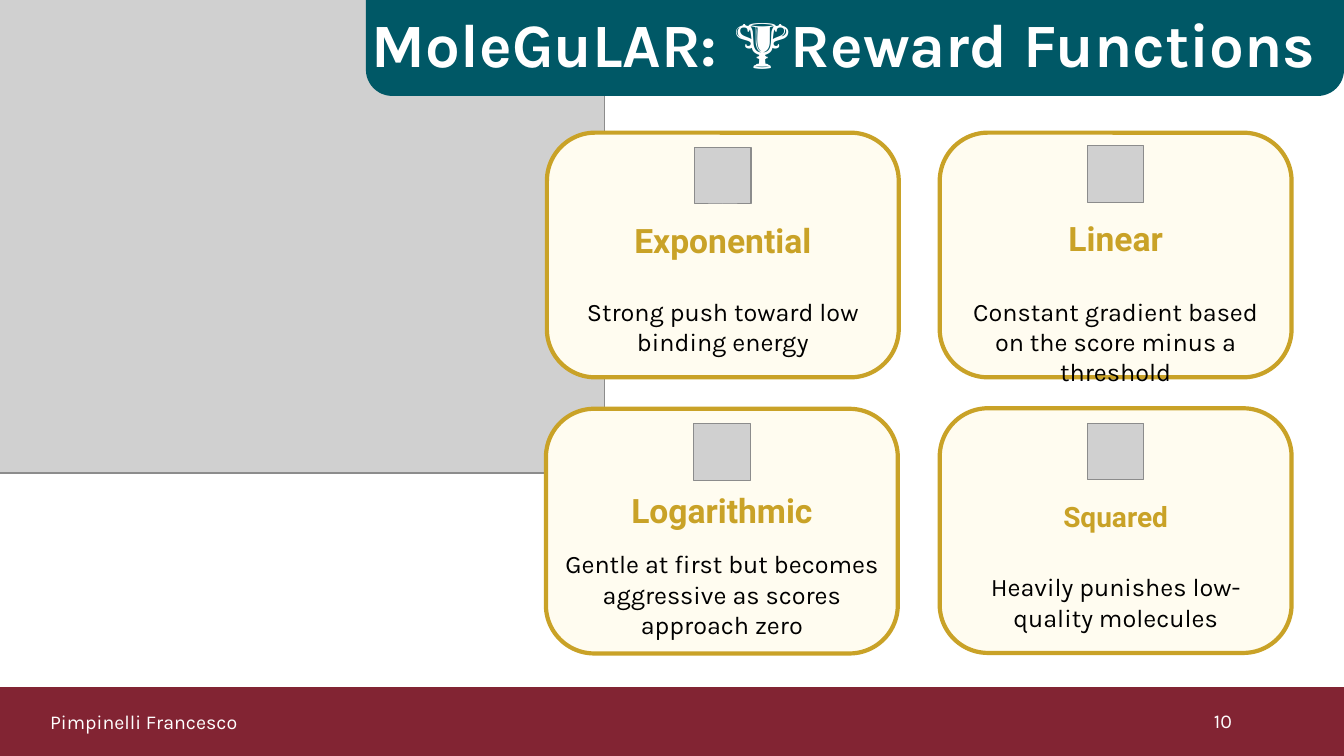
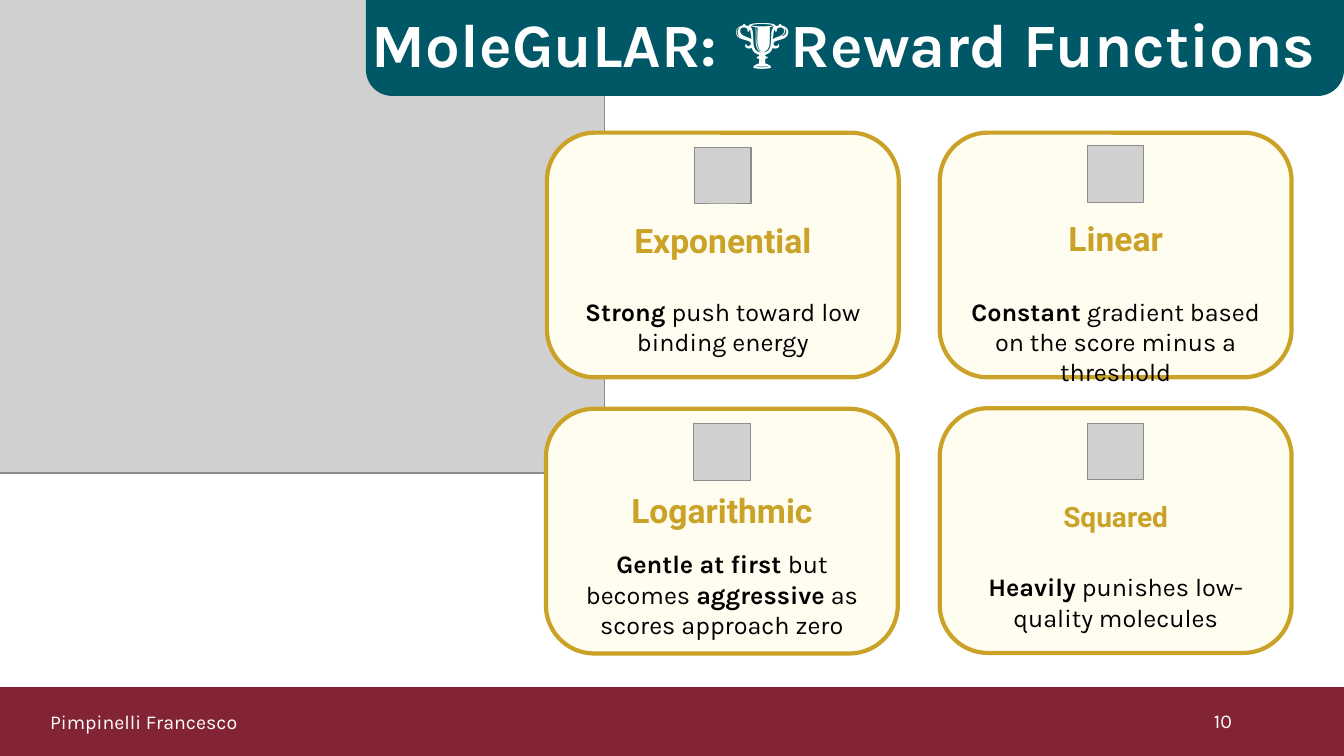
Before and after one commit to Pimpi7/Molecular-SSINet, a slide deck: slide 10 of Presentation.pptx. Drawn at 1344x756 pixels with LibreOffice and Linux fonts; fonts in the diff are those of the drawing; grey boxes stand for pictures. Boxes give left, top, right and bottom in pixels: in the first picture for what was removed or moved away, otherwise in the second. Text is boxed around its words. In the diff, an @@ line names an element or a change of style, - is before the commit and + after.

```diff
--- a/Presentation.pptx
+++ b/Presentation.pptx
@@ text "Strong push toward low binding ..." at bbox=[585, 303, 860, 358]: bold on in "Strong" @@
@@ text "Constant gradient based on the ..." at bbox=[971, 303, 1260, 382]: bold on in "Constant" @@
@@ text "Gentle at first but becomes ..." at bbox=[586, 555, 858, 640]: bold on in "Gentle at first aggressive" @@
@@ text "Heavily punishes low-quality molecules" at bbox=[988, 578, 1243, 633]: bold on in "Heavily" @@
```
Also in this commit, not shown: 4 other files.
